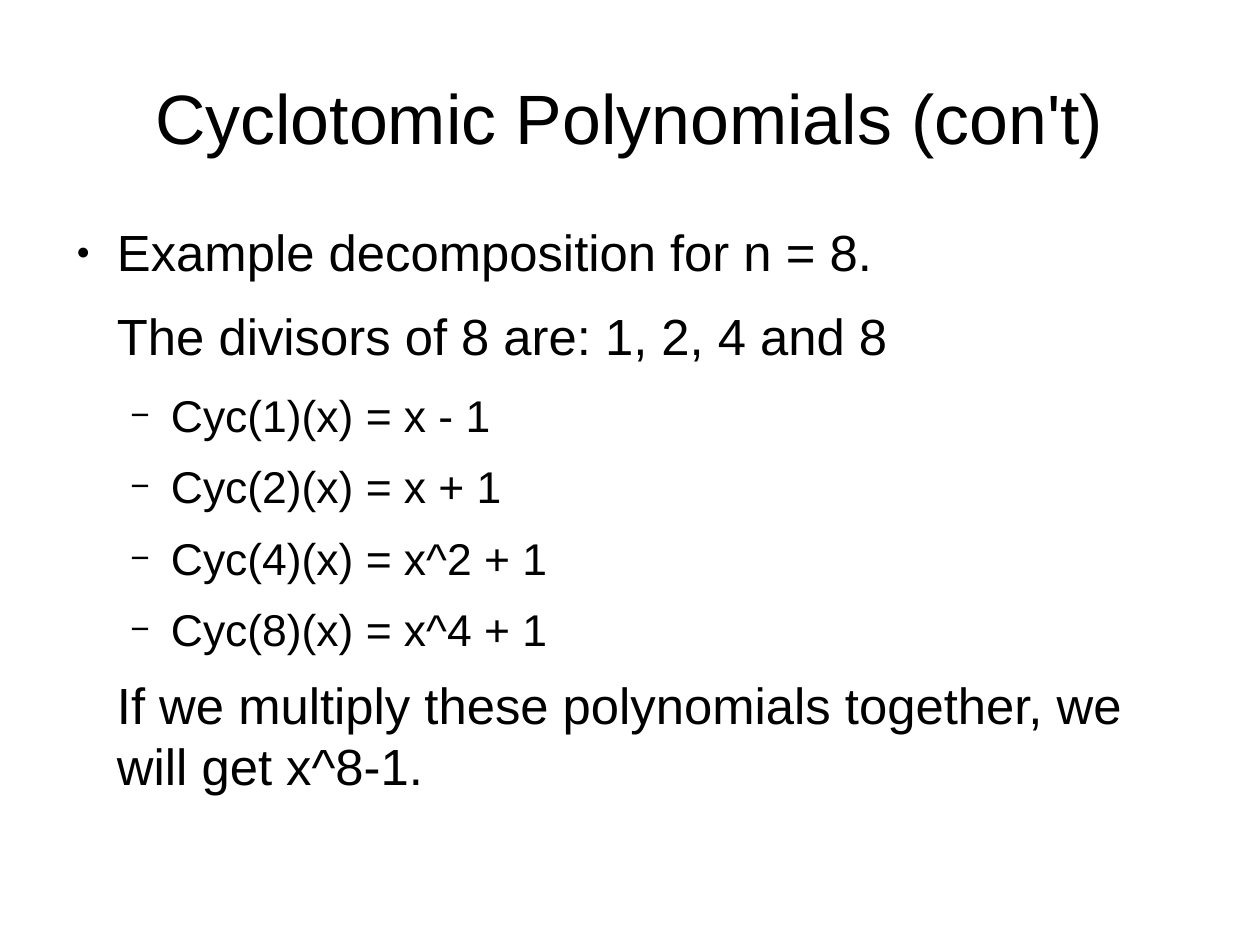
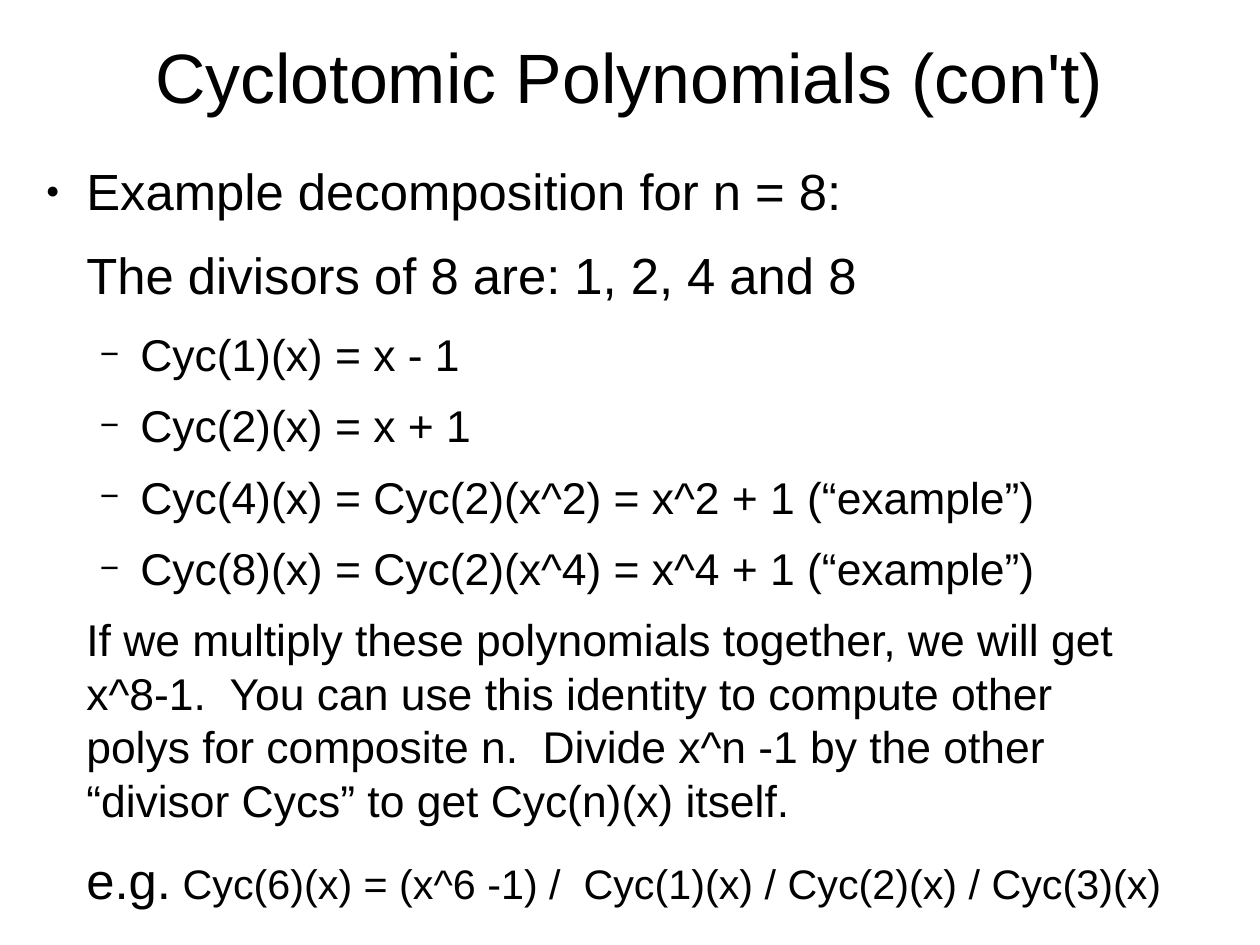
Before and after one commit to grandpascorpion/canon, a slide deck: slide 43 of goBigOrGoHome.odp (slide 38 before the commit). Drawn at 1260x945 pixels with LibreOffice and Linux fonts; fonts in the diff are those of the drawing. Boxes give left, top, right and bottom in pixels: in the first picture for what was removed or moved away, otherwise in the second. Text is boxed around its words. In the diff, an @@ line names an element or a change of style, - is before the commit and + after.

```diff
--- a/goBigOrGoHome.odp
+++ b/goBigOrGoHome.odp
@@ title "Cyclotomic Polynomials (con't)": place and size @@
-title "Cyclotomic Polynomials (con't)" at (155,93,1103,157)
+title "Cyclotomic Polynomials (con't)" at (155,52,1103,117)
@@ text "Example decomposition for n = ...": place and size @@
-text "Example decomposition for n = ..." at (117,234,1122,795)
+text "Example decomposition for n = ..." at (86,173,1162,909)
@@ text at (86,173,841,221): text changed @@
-● Example decomposition for n = 8.
+● Example decomposition for n = 8:
@@ text at (86,481,1162,909): text changed; size 32 to 28 pt @@
-  − Cyc(4)(x) = x^2 + 1
-  − Cyc(8)(x) = x^4 + 1
-If we multiply these polynomials together, we will get x^8-1.
+  − Cyc(4)(x) = Cyc(2)(x^2) = x^2 + 1 (“example”)
+  − Cyc(8)(x) = Cyc(2)(x^4) = x^4 + 1 (“example”)
+If we multiply these polynomials together, we will get x^8-1. You can use this identity to compute other polys for composite n. Divide x^n -1 by the other “divisor Cycs” to get Cyc(n)(x) itself.
+e.g. Cyc(6)(x) = (x^6 -1) / Cyc(1)(x) / Cyc(2)(x) / Cyc(3)(x)
```
Also in this commit, not shown: 40 other slides changed, 11 slides added, 1 other file.
